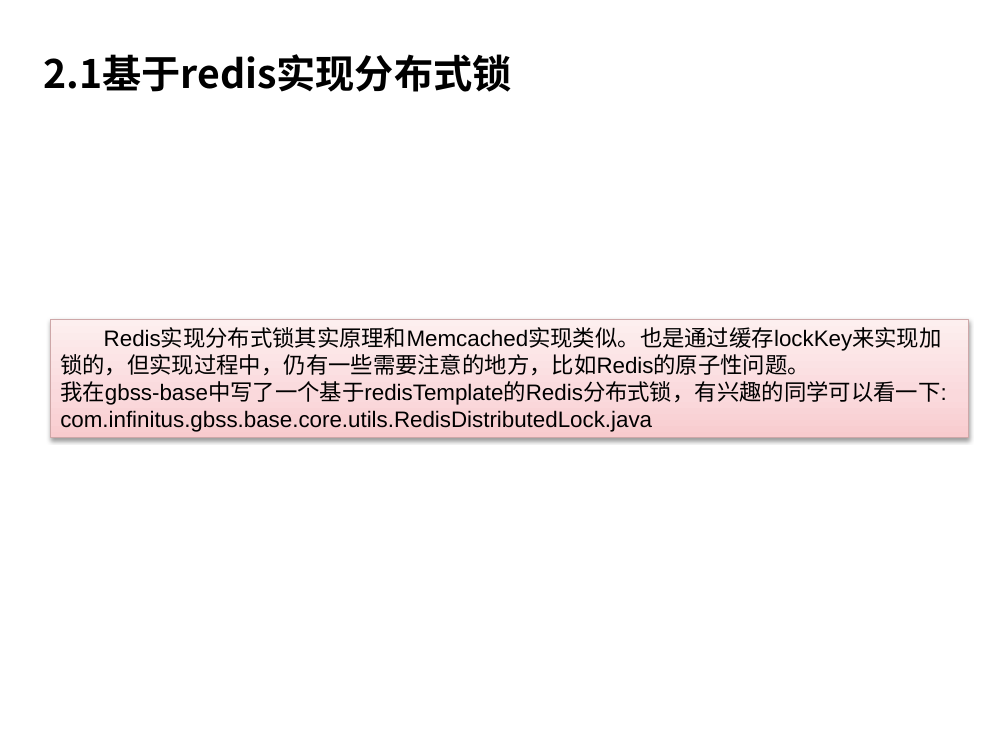
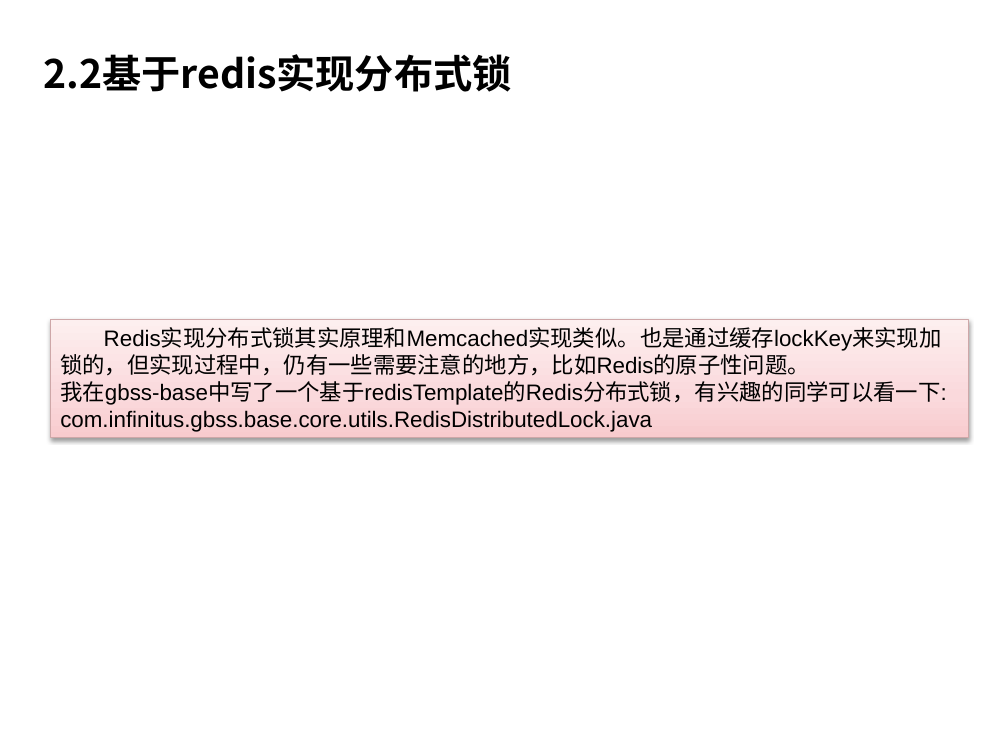
Before and after one commit to charlesmao/document, a slide deck: slide 20 of 分布式锁的三种实现方式-20180419.pptx. Drawn at 1008x756 pixels with LibreOffice and Linux fonts; fonts in the diff are those of the drawing; background and template pictures are left out. Boxes give left, top, right and bottom in pixels: in the first picture for what was removed or moved away, otherwise in the second. Text is boxed around its words. In the diff, an @@ line names an element or a change of style, - is before the commit and + after.

```diff
--- a/分布式锁的三种实现方式-20180419.pptx
+++ b/分布式锁的三种实现方式-20180419.pptx
@@ title at <box>44,54,512,92</box>: text changed @@
-2.1基于redis实现分布式锁
+2.2基于redis实现分布式锁
```
Also in this commit, not shown: 11 other slides changed, 9 slides added, 10 slides removed.
